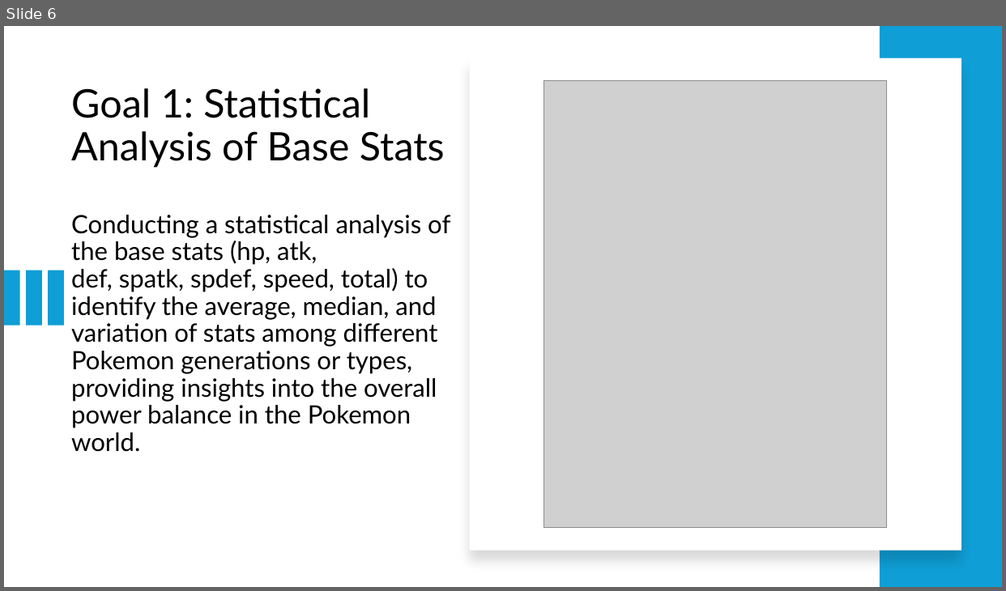
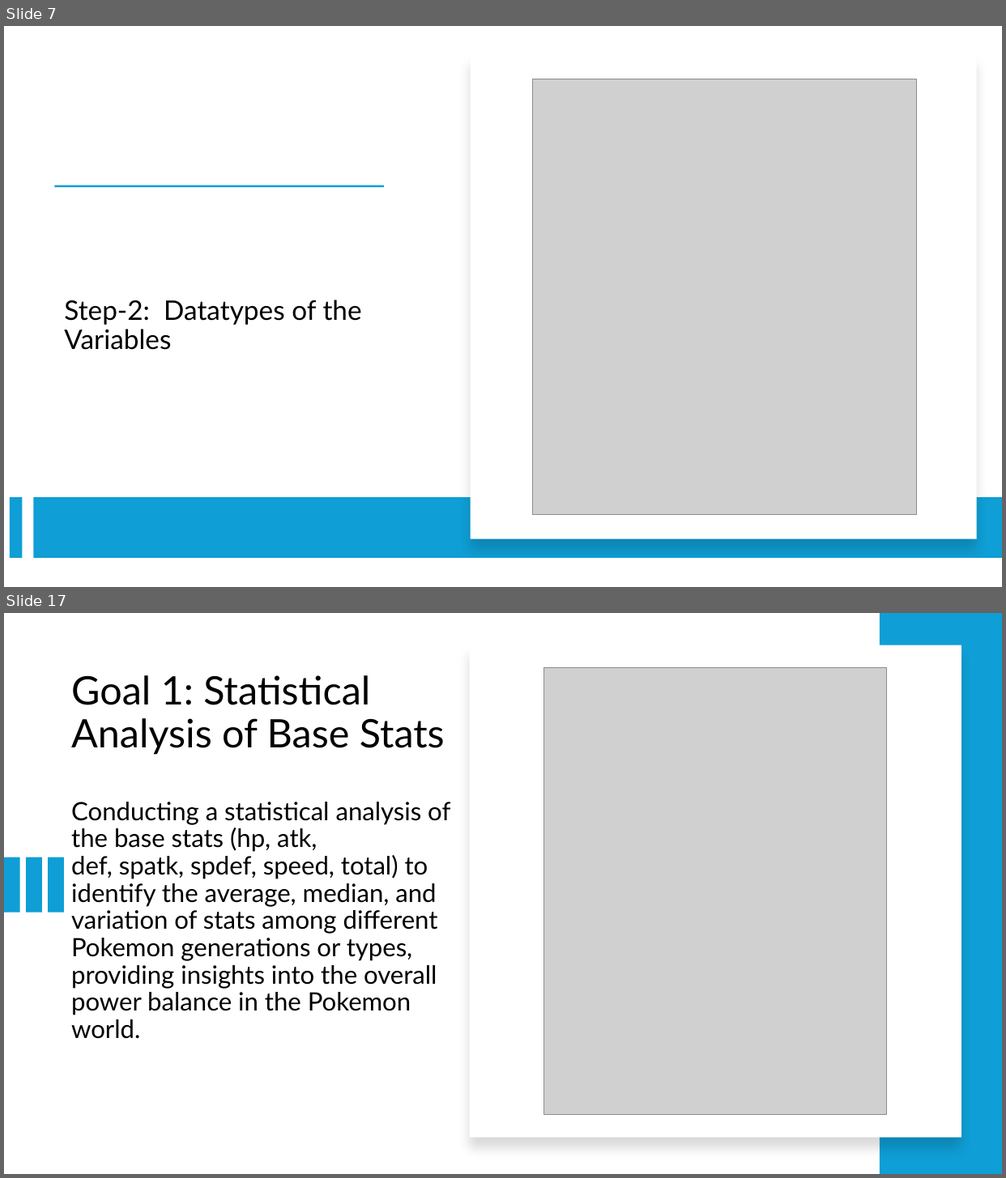
Before and after one commit to ManasaAkula/DataWizards_BigdataProject, a slide deck: Data Wizards.pptx. Shown one above the other, each under a label of ours: slide 6 before the commit, slides 7 and 17 after it; the slides between them are not shown. The pictures are 1006x591 and 1006x1178 pixels, drawn with LibreOffice and Linux fonts; fonts in the diff are those of the drawing; grey boxes stand for pictures. Boxes give left, top, right and bottom in pixels: in the first picture for what was removed or moved away, otherwise in the second. Text is boxed around its words. In the diff, an @@ line names an element or a change of style, - is before the commit and + after.

```diff
--- a/Data Wizards.pptx
+++ b/Data Wizards.pptx
@@ slide 7 added at <box>4,26,1002,587</box>, background #FFFFFF @@
@@ rectangle added at <box>471,55,977,540</box>, fill #FFFFFF @@
@@ picture added at <box>533,79,916,515</box> @@
@@ rectangle added at <box>54,186,384,188</box>, fill #0F9ED5 @@
@@ text added at <box>64,300,362,350</box>, 26 pt, text #000000 @@
+Step-2: Datatypes of the Variables
@@ rectangle added at <box>9,497,22,558</box>, fill #0F9ED5 @@
@@ rectangle added at <box>34,498,1002,559</box>, fill #0F9ED5 @@
@@ what was slide 6 is now slide 17 @@
```
Also in this commit, not shown: 1 slide changed, 10 other slides added.
